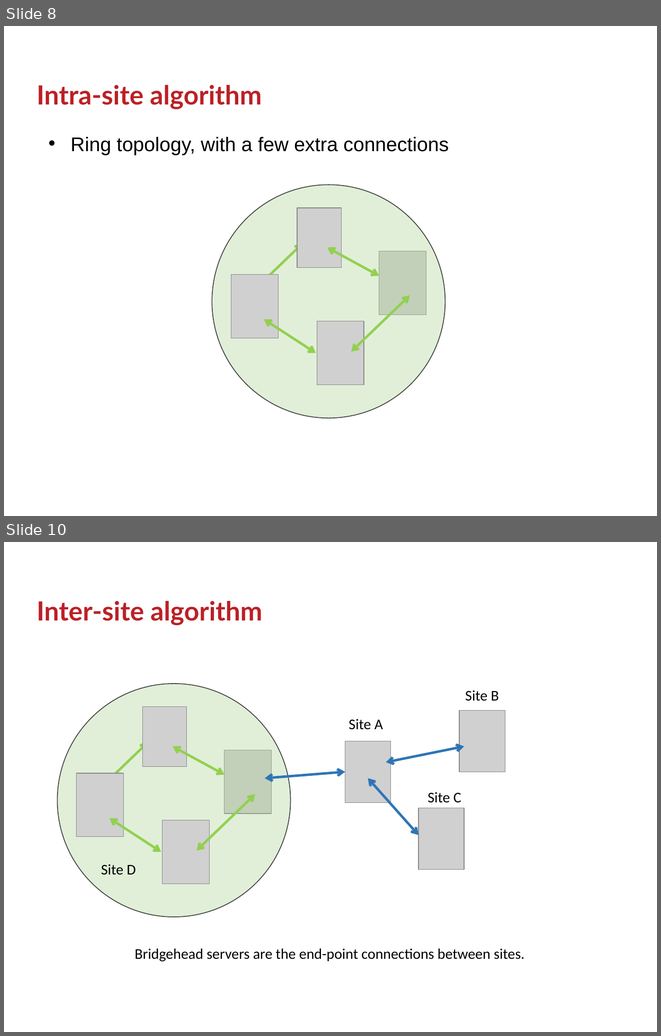
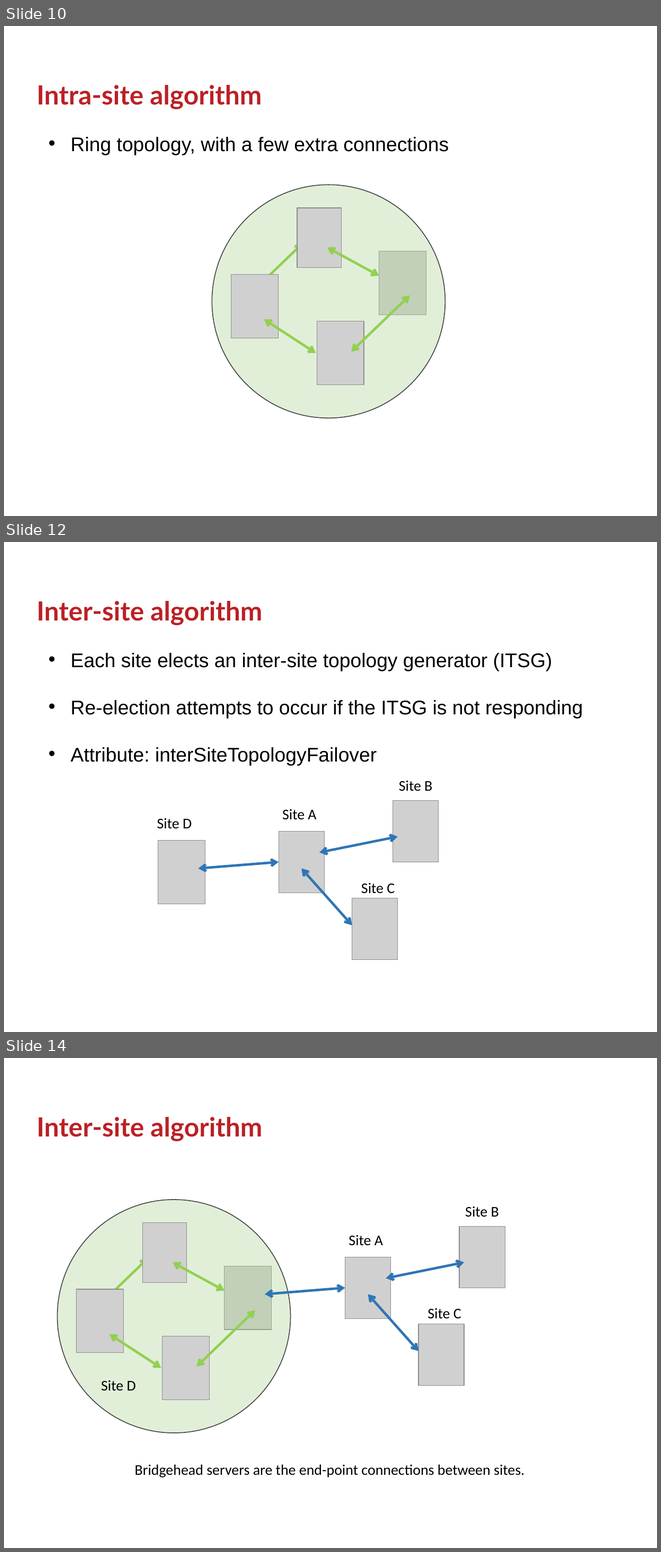
Before and after one commit to GSam/Slides, a slide deck: Samba KCC.pptx. Shown one above the other, each under a label of ours: slides 8 and 10 before the commit, slides 10, 12 and 14 after it; the slides between them are not shown. The pictures are 661x1036 and 661x1552 pixels, drawn with LibreOffice and Linux fonts; fonts in the diff are those of the drawing; grey boxes stand for pictures; background and template pictures are left out. Boxes give left, top, right and bottom in pixels: in the first picture for what was removed or moved away, otherwise in the second. Text is boxed around its words. In the diff, an @@ line names an element or a change of style, - is before the commit and + after.

```diff
--- a/Samba KCC.pptx
+++ b/Samba KCC.pptx
@@ slide 12 added at <box>4,542,657,1032</box>, background #FFFFFF @@
@@ title added at <box>37,601,262,625</box>, 32 pt, text #BB2025, bold @@
+Inter-site algorithm
@@ text added at <box>71,653,583,765</box>, 24 pt, text #000000 @@
+• Each site elects an inter-site topology generator (ITSG)
+• Re-election attempts to occur if the ITSG is not responding
+• Attribute: interSiteTopologyFailover
@@ text added at <box>399,780,432,791</box>, 18 pt, text #000000 @@
+Site B
@@ text added at <box>282,809,316,820</box>, 18 pt, text #000000 @@
+Site A
@@ picture added at <box>392,800,438,862</box> @@
@@ text added at <box>157,818,192,829</box>, 18 pt, text #000000 @@
+Site D
@@ picture added at <box>158,840,205,903</box> @@
@@ picture added at <box>279,831,325,893</box> @@
@@ double arrow added from (320, 853) to (398, 837), #2E75B6 3 pt @@
@@ double arrow added from (199, 868) to (279, 862), #2E75B6 3 pt @@
@@ double arrow added from (301, 868) to (352, 925), #2E75B6 3 pt @@
@@ text added at <box>361,883,395,893</box>, 18 pt, text #000000 @@
+Site C
@@ picture added at <box>352,898,398,960</box> @@
@@ what was slide 8 is now slide 10 @@
@@ what was slide 10 is now slide 14 @@
```
Also in this commit, not shown: 2 slides changed, 11 other slides added, 1 slide removed.
